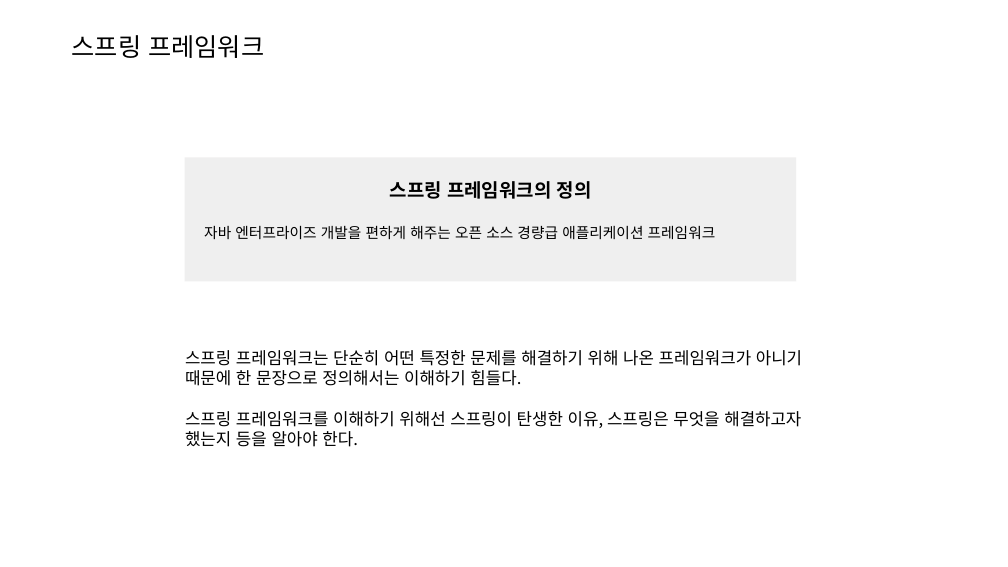
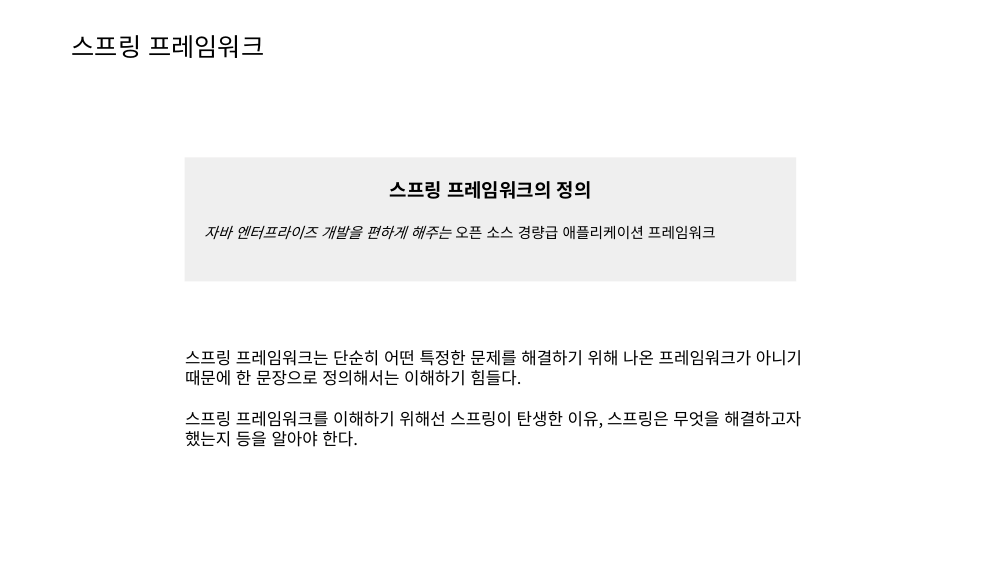
Before and after one commit to joonYK/study-boot-rest, a slide deck: slide 4 of SpringBoot Rest API.pptx. Drawn at 1008x567 pixels with LibreOffice and Linux fonts; fonts in the diff are those of the drawing. Boxes give left, top, right and bottom in pixels: in the first picture for what was removed or moved away, otherwise in the second. Text is boxed around its words. In the diff, an @@ line names an element or a change of style, - is before the commit and + after.

```diff
--- a/SpringBoot Rest API.pptx
+++ b/SpringBoot Rest API.pptx
@@ text at (204,226,716,239): italic on in "자바 엔터프라이즈 개발을 편하게 해주는" @@
```
Also in this commit, not shown: 5 other slides changed.
